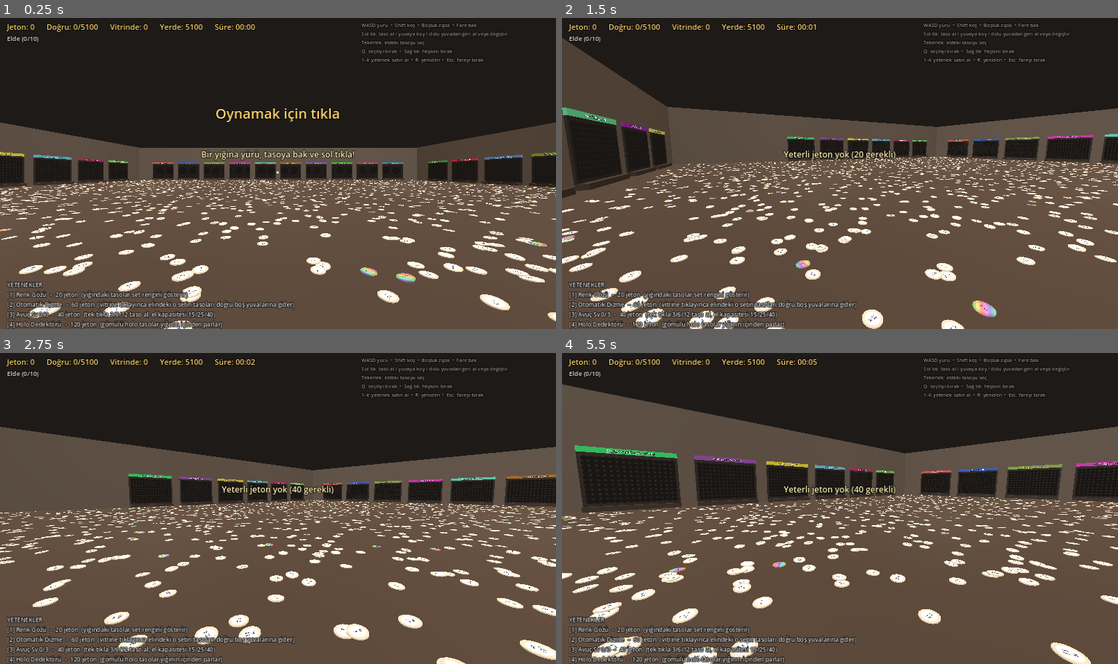
Above: before the commit, frames 1-4 (two rows, left to right).
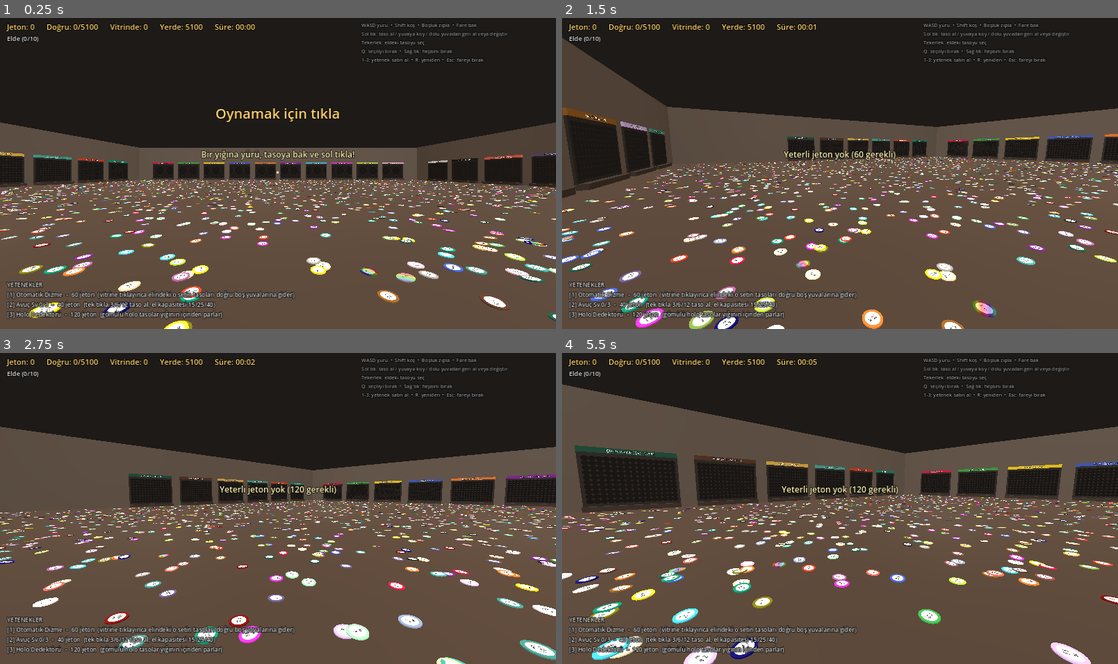
Above: after the commit, the same moments.

Repository: bogacavdar/tasoTidyUp
Game: Godot game, scene res://main.tscn
The game is run twice, just before and just after one commit, with the same random seed, the same clock (stepped at 60 frames per second) and the same inputs.
Inputs (mouse positions are in pixels of both pictures, inside the frame that each line leads up to):
- Up to frame 1 (0.25 s): no input
- Up to frame 2 (1.5 s): tap Enter at 0.5 s; move the mouse to (962, 157) at 0.52 s; hold D 0.53-1.28 s; tap 4 at 0.6 s; click (962, 157) at 0.67 s; tap Space at 0.77 s; tap 1 at 0.8, 1.35 s; move the mouse to (812, 173) at 1.27 s; hold W from 1.28 s (still down)
- Up to frame 3 (2.75 s): keep holding W; tap Space at 1.52 s; tap 2 at 1.55, 2.1 s; move the mouse to (289, 502) at 2.02 s; tap 3 at 2.3 s
- Up to frame 4 (5.5 s): keep holding W; move the mouse to (834, 511) at 2.77 s; tap 3 at 2.85, 5.3 s; click (834, 511) at 2.92 s; tap Space at 3.02, 3.77, 4.52 s; tap 4 at 3.05, 3.6 s; move the mouse to (878, 511) at 3.52 s; tap 1 at 3.8, 4.35 s; move the mouse to (795, 505) at 4.27 s; tap 2 at 4.55, 5.1 s; move the mouse to (845, 508) at 5.02 s; click (845, 508) at 5.17 s

The runs differ from the first frame. In frame 1, 5.7% of the frame differs, in the area x 0-100%, y 12-100%; in frame 2, 5.8%; in frame 3, 6.0%; in frame 4, 6.5%.

Commit message:
34 set için 34 belirgin renk, tasolar baştan renkli; Renk Gözü yeteneği kaldırıldı
Co-Authored-By: Claude Opus 5.5 <noreply@anthropic.com>
Claude-Session: https://claude.ai/code/session_01BTyhiHLjtdzr61JEp6Kda6

Diff:
--- a/main.gd
+++ b/main.gd
@@ -51,14 +51,20 @@
 	{"name": "Kaya Kalesi", "code": "KA"}, {"name": "Dalga Kıyısı", "code": "DK"},
 	{"name": "Volkan Ağzı", "code": "VA"}, {"name": "Çiçek Vadisi", "code": "ÇV"},
 ]
-const PLAIN := Color("d9cfb8")
+const PALETTE := [
+	"e6194b", "3cb44b", "ffe119", "4363d8", "f58231", "911eb4", "42d4f4", "f032e6",
+	"bfef45", "fabed4", "469990", "dcbeff", "9a6324", "fffac8", "800000", "aaffc3",
+	"808000", "ffd8b1", "000075", "a9a9a9", "ffffff", "222222", "ff6f61", "6b5b95",
+	"88b04b", "92a8d1", "955251", "b565a7", "009b77", "dd4124", "45b8ac", "efc050",
+	"5b3a29", "1e5945",
+]  # 34 set için birbirinden belirgin ayrışan renkler
 const RING_EMPTY := Color("1c1917")
 const RING_WRONG := Color("ff2a2a")
 const RING_DONE := Color("3fe06a")
 const BOARD_COLOR := Color("2b2623")
 const BOARD_DONE := Color("27502f")
 
-const SKILL_ORDER := ["renk", "oto", "avuc", "holo"]
+const SKILL_ORDER := ["oto", "avuc", "holo"]
 const AVUC_GRAB := [1, 3, 6, 12]
 const AVUC_CAP := [10, 15, 25, 40]
 
@@ -137,7 +143,6 @@
 
 func _init_skills() -> void:
 	skills = {
-		"renk": {"name": "Renk Gözü", "desc": "yığındaki tasolar set rengini gösterir", "cost": [20], "level": 0},
 		"oto": {"name": "Otomatik Dizme", "desc": "vitrine tıklayınca elindeki o setin tasoları doğru boş yuvalarına gider", "cost": [60], "level": 0},
 		"avuc": {"name": "Avuç", "desc": "tek tıkla 3/6/12 taso al, el kapasitesi 15/25/40", "cost": [40, 150, 400], "level": 0},
 		"holo": {"name": "Holo Dedektörü", "desc": "gömülü holo tasolar yığının içinden parlar", "cost": [120], "level": 0},
@@ -154,10 +159,7 @@
 
 func _make_set_colors() -> void:
 	for g in set_count:
-		var h := fmod(g * 0.618034, 1.0)
-		var sat := 0.55 if g % 2 == 0 else 0.75
-		var val := 0.92 if g % 3 != 2 else 0.74
-		set_colors.append(Color.from_hsv(h, sat, val))
+		set_colors.append(Color.html(PALETTE[g % PALETTE.size()]))
 
 
 # ---------------- Taso yüzü atlası ----------------
@@ -477,9 +479,7 @@
 
 
 func _taso_color(i: int) -> Color:
-	if skills["renk"]["level"] > 0:
-		return _set_color(tasos[i]["grp"])
-	return PLAIN
+	return _set_color(tasos[i]["grp"])
 
 
 func _recolor_pile() -> void:
@@ -604,12 +604,10 @@
 			KEY_R:
 				get_tree().reload_current_scene()
 			KEY_1:
-				_try_buy("renk")
+				_try_buy("oto")
 			KEY_2:
-				_try_buy("oto")
+				_try_buy("avuc")
 			KEY_3:
-				_try_buy("avuc")
-			KEY_4:
 				_try_buy("holo")
 
 
@@ -875,9 +873,6 @@
 	coins -= c
 	sk["level"] = lvl + 1
 	_say("%s açıldı!" % sk["name"])
-	if key == "renk":
-		_recolor_pile()
-		_rebuild_hand()
 
 
 func _say(s: String) -> void:
@@ -920,7 +915,7 @@
 	hud_hand = _mk_label(layer, Vector2(20, 50), 18, Color(1, 1, 1, 0.9))
 	hud_skills = _mk_label(layer, Vector2(20, 760), 17, Color(1, 1, 1, 0.9))
 	var help := _mk_label(layer, Vector2(1040, 14), 14, Color(1, 1, 1, 0.6))
-	help.text = "WASD yürü  •  Shift koş  •  Boşluk zıpla  •  Fare bak\nSol tık: taso al / yuvaya koy / dolu yuvadan geri al veya değiştir\nTekerlek: eldeki tasoyu seç\nQ: seçiliyi bırak  •  Sağ tık: hepsini bırak\n1-4: yetenek satın al  •  R: yeniden  •  Esc: fareyi bırak"
+	help.text = "WASD yürü  •  Shift koş  •  Boşluk zıpla  •  Fare bak\nSol tık: taso al / yuvaya koy / dolu yuvadan geri al veya değiştir\nTekerlek: eldeki tasoyu seç\nQ: seçiliyi bırak  •  Sağ tık: hepsini bırak\n1-3: yetenek satın al  •  R: yeniden  •  Esc: fareyi bırak"
 
 
 func _taso_name(i: int) -> String:
@@ -950,7 +945,7 @@
 		"taso":
 			var i: int = target["idx"]
 			var g: int = tasos[i]["grp"]
-			var set_txt: String = SETS[g]["name"] if skills["renk"]["level"] > 0 else "?"
+			var set_txt: String = SETS[g]["name"]
 			hud_info.text = "%s   (%s)" % [_taso_name(i), set_txt]
 		"shelf":
 			var body: Node = target["body"]
